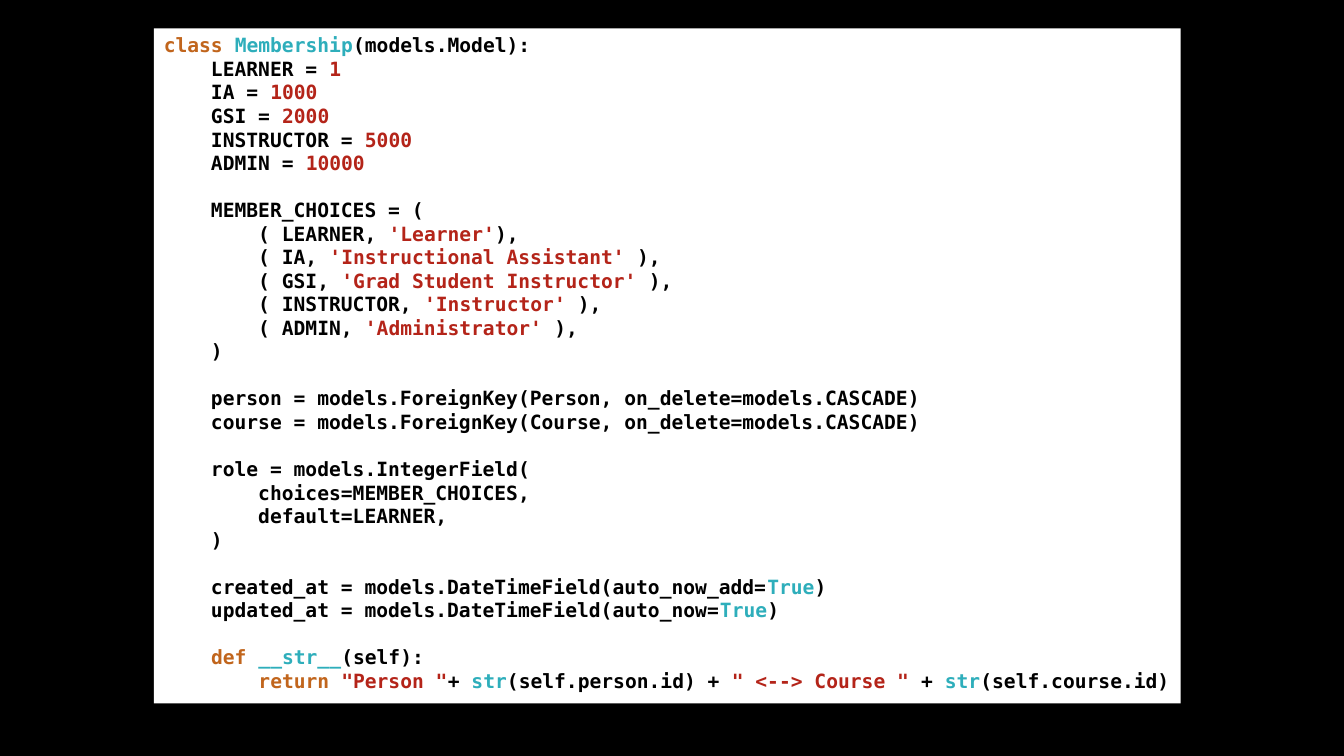
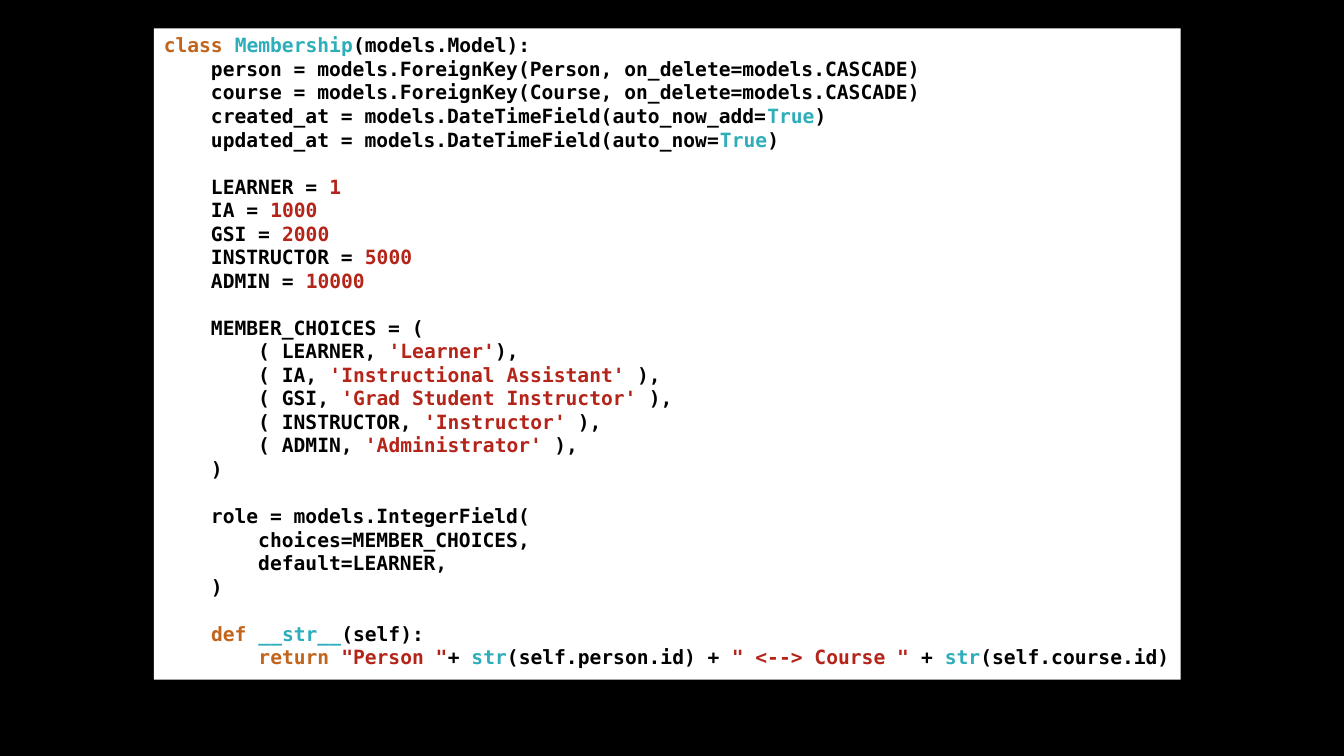
Before and after one commit to csev/dj4e, a slide deck: slide 7 of lectures/DJ-03-Many-To-Many.pptx. Drawn at 1344x756 pixels with LibreOffice and Linux fonts; fonts in the diff are those of the drawing. Boxes give left, top, right and bottom in pixels: in the first picture for what was removed or moved away, otherwise in the second. Text is boxed around its words. In the diff, an @@ line names an element or a change of style, - is before the commit and + after.

```diff
--- a/lectures/DJ-03-Many-To-Many.pptx
+++ b/lectures/DJ-03-Many-To-Many.pptx
@@ rectangle "class Membership(models.Model):": place and size @@
-rectangle "class Membership(models.Model):" at <box>154,28,1182,704</box>
+rectangle "class Membership(models.Model):" at <box>154,28,1182,680</box>
@@ text in rectangle at <box>211,60,919,152</box>: paragraphs added @@
+person = models.ForeignKey(Person, on_delete=models.CASCADE)
+course = models.ForeignKey(Course, on_delete=models.CASCADE)
+created_at = models.DateTimeField(auto_now_add=True)
+updated_at = models.DateTimeField(auto_now=True)
@@ text in rectangle at <box>211,390,919,434</box>: paragraphs removed @@
-person = models.ForeignKey(Person, on_delete=models.CASCADE)
-course = models.ForeignKey(Course, on_delete=models.CASCADE)
@@ text in rectangle at <box>211,578,827,622</box>: paragraphs removed @@
-created_at = models.DateTimeField(auto_now_add=True)
-updated_at = models.DateTimeField(auto_now=True)
```
Also in this commit, not shown: 2 other slides changed, 1 other file.
